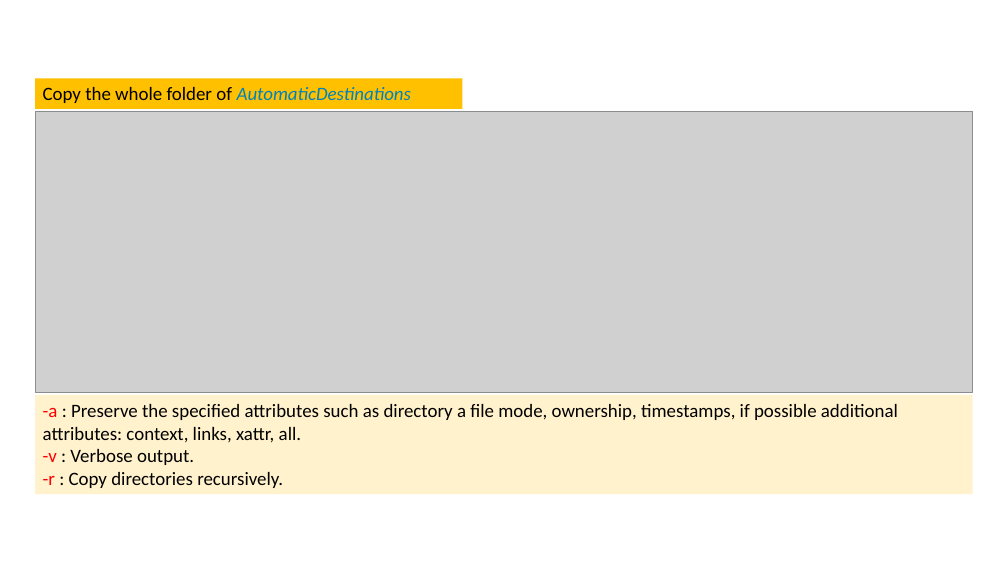
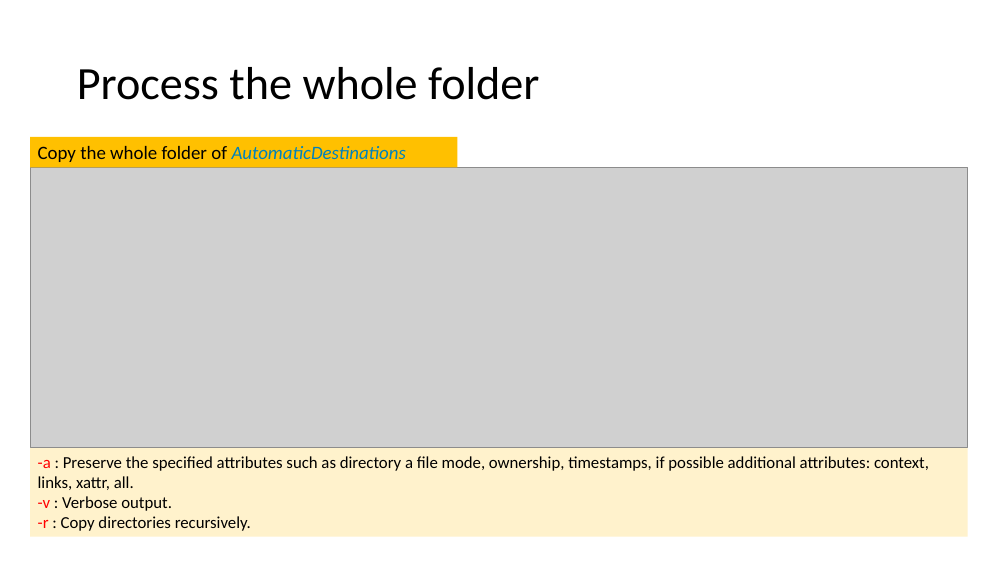
Before and after one commit to frankwxu/digital-forensics-lab, a slide deck: slide 40 of NIST_Data_Leakage_Case/NIST_Data_Leakage_06_Network_Shellbag_Jumplist.pptx (slide 36 before the commit). Drawn at 1008x567 pixels with LibreOffice and Linux fonts; fonts in the diff are those of the drawing; grey boxes stand for pictures; background and template pictures are left out. Boxes give left, top, right and bottom in pixels: in the first picture for what was removed or moved away, otherwise in the second. Text is boxed around its words. In the diff, an @@ line names an element or a change of style, - is before the commit and + after.

```diff
--- a/NIST_Data_Leakage_Case/NIST_Data_Leakage_06_Network_Shellbag_Jumplist.pptx
+++ b/NIST_Data_Leakage_Case/NIST_Data_Leakage_06_Network_Shellbag_Jumplist.pptx
@@ title added at (x1=77, y1=67, x2=539, y2=100), 44 pt, text #000000 @@
+Process the whole folder
@@ rectangle "Copy the whole folder of ..." moved from (x1=36, y1=79, x2=463, y2=109) to (x1=30, y1=137, x2=457, y2=167) @@
@@ picture moved from (x1=36, y1=112, x2=973, y2=392) to (x1=30, y1=167, x2=968, y2=448) @@
@@ rectangle "-a : Preserve the specified ..." resized from (x1=36, y1=395, x2=973, y2=494) to (x1=30, y1=448, x2=968, y2=537) @@
@@ rectangle "-a : Preserve the specified ..." at (x1=30, y1=448, x2=968, y2=537): size 18 to 16 pt @@
```
Also in this commit, not shown: 10 other slides changed, 5 slides added, 1 slide removed, 2 other files.
